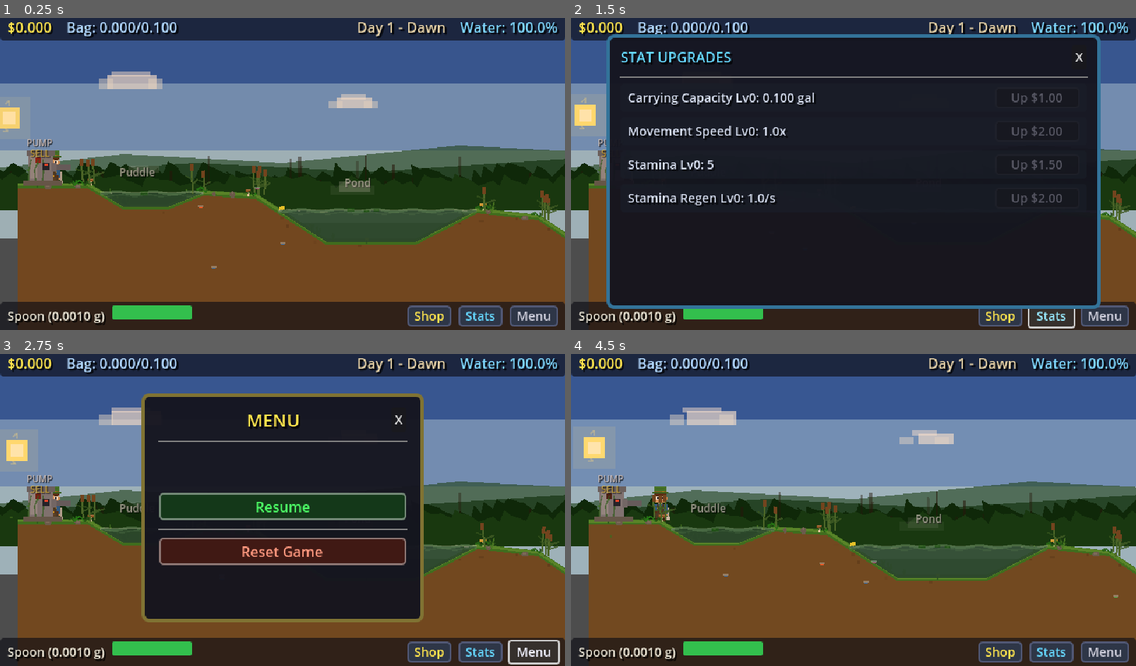
Above: before the commit, frames 1-4 (two rows, left to right).
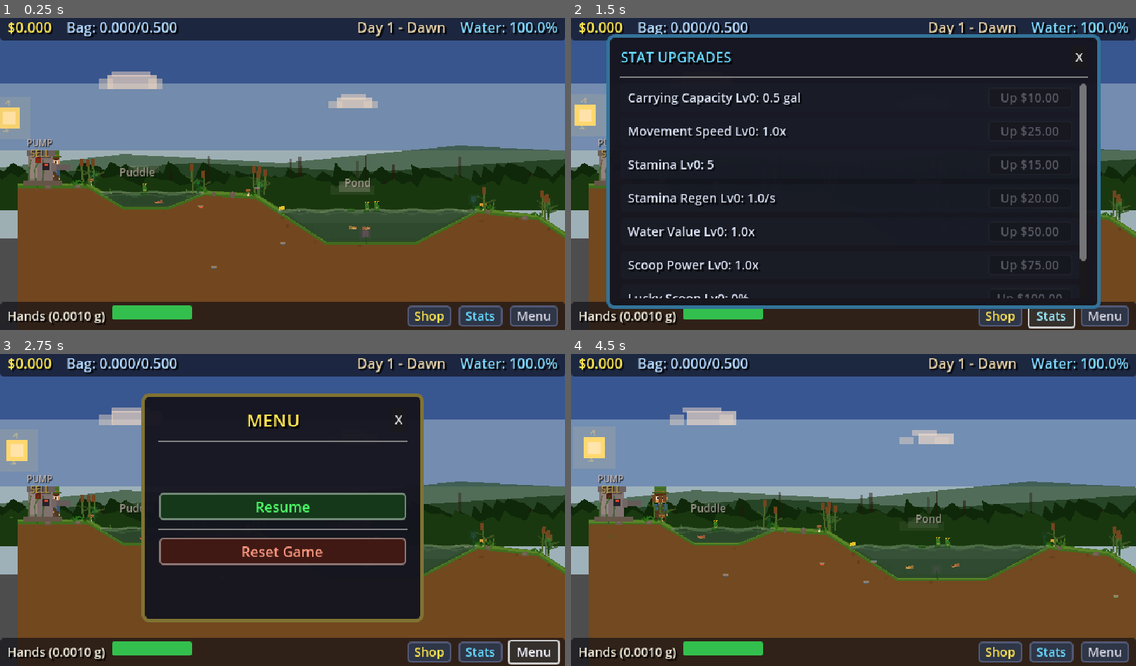
Above: after the commit, the same moments.

Repository: mattmascolo/DrainTheSwamp
Game: Godot game, scene res://scenes/main.tscn
The game is run twice, just before and just after one commit, with the same random seed, the same clock (stepped at 60 frames per second) and the same inputs.
Inputs:
- Up to frame 1 (0.25 s): no input
- Up to frame 2 (1.5 s): click "Shop" at 0.5 s; click "Stats" at 1.25 s
- Up to frame 3 (2.75 s): click "Menu" at 2 s
- Up to frame 4 (4.5 s): click "Resume" at 2.75 s; tap Enter at 3.5 s; hold D (move_right) 3.53-4.25 s; hold Space (scoop) 3.53-4.25 s; click "X" at 4.25 s

The runs differ from the first frame. In frame 1, 0.6% of the frame differs, in the area x 1-98%, y 1-99%; in frame 2, 2.9%; in frame 3, 0.5%; in frame 4, 0.5%.

Commit message:
Expand to 8 manual tools, add 4 new stat upgrades, add fish/frogs/glow plants
Tools: Hands -> Spoon -> Cup -> Bucket -> Shovel -> Wheelbarrow -> Barrel -> Water Wagon
with per-tool pixel visuals on the player character.

New stats with aggressive cost scaling: Water Value (1.5x), Scoop Power (1.5x),
Lucky Scoop (1.6x), Drain Mastery (1.5x). Existing stats rebalanced with higher
base costs and per-stat exponents.

Visuals: fish swim in swamps and die when water drains, frogs sit on lily pads
and hop periodically, bioluminescent plants glow and pulse at night.

Co-Authored-By: Claude Opus 4.6 <noreply@anthropic.com>

Diff:
--- a/scripts/autoload/game_manager.gd
+++ b/scripts/autoload/game_manager.gd
@@ -27,33 +27,68 @@
 
 # --- Tool Definitions ---
 var tool_definitions: Dictionary = {
+	"hands": {
+		"name": "Hands",
+		"base_output": 0.001,
+		"cost": 0.0,
+		"type": "manual",
+		"order": 0
+	},
 	"spoon": {
 		"name": "Spoon",
-		"base_output": 0.001,
-		"cost": 0.0,
-		"type": "manual",
-		"order": 0
+		"base_output": 0.005,
+		"cost": 15.0,
+		"type": "manual",
+		"order": 1
 	},
 	"cup": {
 		"name": "Cup",
-		"base_output": 0.02,
-		"cost": 25.0,
-		"type": "manual",
-		"order": 1
+		"base_output": 0.025,
+		"cost": 150.0,
+		"type": "manual",
+		"order": 2
 	},
 	"bucket": {
 		"name": "Bucket",
-		"base_output": 0.2,
-		"cost": 500.0,
-		"type": "manual",
-		"order": 2
+		"base_output": 0.15,
+		"cost": 1500.0,
+		"type": "manual",
+		"order": 3
+	},
+	"shovel": {
+		"name": "Shovel",
+		"base_output": 1.0,
+		"cost": 10000.0,
+		"type": "manual",
+		"order": 4
+	},
+	"wheelbarrow": {
+		"name": "Wheelbarrow",
+		"base_output": 5.0,
+		"cost": 50000.0,
+		"type": "manual",
+		"order": 5
+	},
+	"barrel": {
+		"name": "Barrel",
+		"base_output": 25.0,
+		"cost": 250000.0,
+		"type": "manual",
+		"order": 6
+	},
+	"water_wagon": {
+		"name": "Water Wagon",
+		"base_output": 150.0,
+		"cost": 1500000.0,
+		"type": "manual",
+		"order": 7
 	},
 	"hose": {
 		"name": "Garden Hose",
 		"base_output": 0.05,
 		"cost": 5000.0,
 		"type": "semi_auto",
-		"order": 3
+		"order": 8
 	}
 }
 
@@ -61,27 +96,68 @@
 var stat_definitions: Dictionary = {
 	"carrying_capacity": {
 		"name": "Carrying Capacity",
-		"base_value": 0.1,
-		"per_level": 0.1,
-		"base_cost": 1.0
+		"base_value": 0.5,
+		"per_level": 1.0,
+		"base_cost": 10.0,
+		"cost_exponent": 1.15,
+		"format": "gal"
 	},
 	"movement_speed": {
 		"name": "Movement Speed",
 		"base_value": 1.0,
 		"per_level": 0.1,
-		"base_cost": 2.0
+		"base_cost": 25.0,
+		"cost_exponent": 1.3,
+		"format": "multiplier"
 	},
 	"stamina": {
 		"name": "Stamina",
 		"base_value": 5.0,
 		"per_level": 3.0,
-		"base_cost": 1.5
+		"base_cost": 15.0,
+		"cost_exponent": 1.25,
+		"format": "value"
 	},
 	"stamina_regen": {
 		"name": "Stamina Regen",
 		"base_value": 1.0,
 		"per_level": 0.5,
-		"base_cost": 2.0
+		"base_cost": 20.0,
+		"cost_exponent": 1.3,
+		"format": "per_sec"
+	},
+	"water_value": {
+		"name": "Water Value",
+		"base_value": 1.0,
+		"per_level": 0.1,
+		"base_cost": 50.0,
+		"cost_exponent": 1.5,
+		"format": "multiplier"
+	},
+	"scoop_power": {
+		"name": "Scoop Power",
+		"base_value": 1.0,
+		"per_level": 0.15,
+		"base_cost": 75.0,
+		"cost_exponent": 1.5,
+		"format": "multiplier"
+	},
+	"lucky_scoop": {
+		"name": "Lucky Scoop",
+		"base_value": 0.0,
+		"per_level": 0.05,
+		"base_cost": 100.0,
+		"cost_exponent": 1.6,
+		"format": "percent"
+	},
+	"drain_mastery": {
+		"name": "Drain Mastery",
+		"base_value": 0.0,
+		"per_level": 0.05,
+		"base_cost": 80.0,
+		"cost_exponent": 1.5,
+		"format": "percent",
+		"max_value": 0.5
 	}
 }
 
@@ -93,12 +169,17 @@
 
 # --- Game State ---
 var money: float = 0.0
-var current_tool_id: String = "spoon"
+var current_tool_id: String = "hands"
 
 var tools_owned: Dictionary = {
-	"spoon": {"owned": true, "level": 0},
+	"hands": {"owned": true, "level": 0},
+	"spoon": {"owned": false, "level": 0},
 	"cup": {"owned": false, "level": 0},
 	"bucket": {"owned": false, "level": 0},
+	"shovel": {"owned": false, "level": 0},
+	"wheelbarrow": {"owned": false, "level": 0},
+	"barrel": {"owned": false, "level": 0},
+	"water_wagon": {"owned": false, "level": 0},
 	"hose": {"owned": false, "level": 0}
 }
 
@@ -106,7 +187,11 @@
 	"carrying_capacity": 0,
 	"movement_speed": 0,
 	"stamina": 0,
-	"stamina_regen": 0
+	"stamina_regen": 0,
+	"water_value": 0,
+	"scoop_power": 0,
+	"lucky_scoop": 0,
+	"drain_mastery": 0
 }
 
 var current_stamina: float = 5.0
@@ -167,14 +252,30 @@
 func get_tool_output(tool_id: String) -> float:
 	var base: float = tool_definitions[tool_id]["base_output"]
 	var level: int = tools_owned[tool_id]["level"]
-	return base * (1.0 + level * 0.2)
+	var raw: float = base * (1.0 + level * 0.2)
+	# Apply scoop power multiplier for manual tools
+	if tool_definitions[tool_id]["type"] == "manual":
+		raw *= get_stat_value("scoop_power")
+	return raw
 
 func get_effective_scoop(tool_id: String) -> float:
 	return get_tool_output(tool_id)
 
 func get_stat_value(stat_id: String) -> float:
 	var defn: Dictionary = stat_definitions[stat_id]
-	return defn["base_value"] + defn["per_level"] * stat_levels[stat_id]
+	var value: float = defn["base_value"] + defn["per_level"] * stat_levels[stat_id]
+	if defn.has("max_value"):
+		value = minf(value, defn["max_value"])
+	return value
+
+func get_money_multiplier() -> float:
+	return get_stat_value("water_value")
+
+func get_lucky_scoop_chance() -> float:
+	return get_stat_value("lucky_scoop")
+
+func get_stamina_cost() -> float:
+	return maxf(1.0 - get_stat_value("drain_mastery"), 0.5)
 
 func get_max_stamina() -> float:
 	return get_stat_value("stamina")
@@ -193,9 +294,11 @@
 	return base_cost * pow(1.15, level)
 
 func get_stat_upgrade_cost(stat_id: String) -> float:
-	var base_cost: float = stat_definitions[stat_id]["base_cost"]
+	var defn: Dictionary = stat_definitions[stat_id]
+	var base_cost: float = defn["base_cost"]
+	var exponent: float = defn.get("cost_exponent", 1.15)
 	var level: int = stat_levels[stat_id]
-	return base_cost * pow(1.15, level)
+	return base_cost * pow(exponent, level)
 
 # --- Pump computed ---
 func get_pump_drain_rate() -> float:
@@ -251,7 +354,7 @@
 func drain_water(swamp_index: int, gallons: float) -> void:
 	var actual: float = _drain_swamp(swamp_index, gallons)
 	if actual > 0.0:
-		var mpg: float = swamp_definitions[swamp_index]["money_per_gallon"]
+		var mpg: float = swamp_definitions[swamp_index]["money_per_gallon"] * get_money_multiplier()
 		var earned: float = actual * mpg
 		money += earned
 		money_changed.emit(money)
@@ -259,7 +362,8 @@
 
 # try_scoop: manual scooping fills player inventory (no instant money)
 func try_scoop(swamp_index: int) -> bool:
-	if current_stamina < 1.0:
+	var stamina_cost: float = get_stamina_cost()
+	if current_stamina < stamina_cost:
 		return false
 	if swamp_index < 0 or swamp_index >= swamp_definitions.size():
 		return false
@@ -274,9 +378,16 @@
 		return false
 
 	var tool_output: float = get_tool_output(current_tool_id)
+
+	# Lucky scoop: chance to double
+	var lucky: bool = false
+	if randf() < get_lucky_scoop_chance():
+		tool_output *= 2.0
+		lucky = true
+
 	var scoop_amount: float = minf(tool_output, remaining_space)
 
-	current_stamina -= 1.0
+	current_stamina -= stamina_cost
 	stamina_changed.emit(current_stamina, get_max_stamina())
 
 	var actual: float = _drain_swamp(swamp_index, scoop_amount)
@@ -290,7 +401,7 @@
 func sell_water() -> float:
 	if water_carried <= 0.0001:
 		return 0.0
-	var mpg: float = 50.0
+	var mpg: float = 50.0 * get_money_multiplier()
 	var earned: float = water_carried * mpg
 	money += earned
 	water_carried = 0.0
@@ -385,18 +496,27 @@
 
 func reset_game() -> void:
 	money = 0.0
-	current_tool_id = "spoon"
+	current_tool_id = "hands"
 	tools_owned = {
-		"spoon": {"owned": true, "level": 0},
+		"hands": {"owned": true, "level": 0},
+		"spoon": {"owned": false, "level": 0},
 		"cup": {"owned": false, "level": 0},
 		"bucket": {"owned": false, "level": 0},
+		"shovel": {"owned": false, "level": 0},
+		"wheelbarrow": {"owned": false, "level": 0},
+		"barrel": {"owned": false, "level": 0},
+		"water_wagon": {"owned": false, "level": 0},
 		"hose": {"owned": false, "level": 0}
 	}
 	stat_levels = {
 		"carrying_capacity": 0,
 		"movement_speed": 0,
 		"stamina": 0,
-		"stamina_regen": 0
+		"stamina_regen": 0,
+		"water_value": 0,
+		"scoop_power": 0,
+		"lucky_scoop": 0,
+		"drain_mastery": 0
 	}
 	current_stamina = get_max_stamina()
 	water_carried = 0.0
@@ -461,7 +581,7 @@
 	for state in swamp_states:
 		swamp_save.append({"gallons_drained": state["gallons_drained"], "completed": state["completed"]})
 	return {
-		"version": 4,
+		"version": 5,
 		"money": money,
 		"current_tool_id": current_tool_id,
 		"tools_owned": tools_owned.duplicate(true),
--- a/scripts/game_world.gd
+++ b/scripts/game_world.gd
@@ -63,6 +63,9 @@
 var pump_light_ref: ColorRect = null
 var water_highlights: Array[Dictionary] = []
 var sun_node: Node2D = null
+var fish: Array[Dictionary] = []
+var frogs: Array[Dictionary] = []
+var glow_plants: Array[Dictionary] = []
 
 # Colors
 const SKY_COLOR_TOP := Color(0.22, 0.38, 0.72)
@@ -110,6 +113,9 @@
 	_build_fog_patches()
 	_build_dragonflies()
 	_build_water_highlights()
+	_build_fish()
+	_build_frogs()
+	_build_glow_plants()
 
 	GameManager.water_level_changed.connect(_on_water_level_changed)
 	GameManager.swamp_completed.connect(_on_swamp_completed)
@@ -1064,6 +1070,189 @@
 		"base_y": py,
 	})
 
+# --- Fish ---
+func _build_fish() -> void:
+	for i in range(SWAMP_COUNT):
+		var geo: Dictionary = _get_swamp_geometry(i)
+		var basin_left: Vector2 = geo["basin_left"]
+		var basin_right: Vector2 = geo["basin_right"]
+		var basin_w: float = basin_right.x - basin_left.x
+		var count: int = clampi(int(basin_w / 40.0), 1, 5)
+		for j in range(count):
+			var fish_node := Node2D.new()
+			fish_node.z_index = 4
+			add_child(fish_node)
+			# Fish body
+			var body := ColorRect.new()
+			body.size = Vector2(6, 3)
+			body.position = Vector2(-3, -1.5)
+			var fish_hue: float = randf_range(0.05, 0.15)
+			body.color = Color.from_hsv(fish_hue, 0.6, 0.7, 0.9)
+			fish_node.add_child(body)
+			# Tail
+			var tail := ColorRect.new()
+			tail.size = Vector2(3, 4)
+			tail.position = Vector2(-6, -2)
+			tail.color = Color.from_hsv(fish_hue, 0.5, 0.6, 0.85)
+			fish_node.add_child(tail)
+			# Eye
+			var eye := ColorRect.new()
+			eye.size = Vector2(1, 1)
+			eye.position = Vector2(1, -1)
+			eye.color = Color(0.1, 0.1, 0.1)
+			fish_node.add_child(eye)
+			# Belly highlight
+			var belly := ColorRect.new()
+			belly.size = Vector2(4, 1)
+			belly.position = Vector2(-2, 0.5)
+			belly.color = Color(0.9, 0.85, 0.7, 0.5)
+			fish_node.add_child(belly)
+
+			var fx: float = basin_left.x + randf_range(12, basin_w - 12)
+			fish.append({
+				"node": fish_node,
+				"swamp": i,
+				"x": fx,
+				"swim_phase": randf() * TAU,
+				"swim_speed": randf_range(0.6, 1.4),
+				"swim_range": randf_range(15, 35),
+				"depth_offset": randf_range(0.3, 0.7),
+				"direction": 1.0 if randf() > 0.5 else -1.0,
+				"alive": true,
+				"death_timer": 0.0,
+			})
+
+# --- Frogs ---
+func _build_frogs() -> void:
+	var placed: int = 0
+	for lp in lily_pads:
+		if placed >= 8:
+			break
+		if randf() < 0.4:
+			continue
+		var pad_node: Node2D = lp["node"]
+		var frog_node := Node2D.new()
+		frog_node.z_index = 5
+		pad_node.add_child(frog_node)
+		# Body
+		var body := ColorRect.new()
+		body.size = Vector2(5, 4)
+		body.position = Vector2(-2.5, -6)
+		body.color = Color(0.2, 0.5, 0.15, 0.95)
+		frog_node.add_child(body)
+		# Head
+		var head := ColorRect.new()
+		head.size = Vector2(4, 3)
+		head.position = Vector2(-2, -9)
+		head.color = Color(0.25, 0.55, 0.18, 0.95)
+		frog_node.add_child(head)
+		# Left eye
+		var eye_l := ColorRect.new()
+		eye_l.size = Vector2(2, 2)
+		eye_l.position = Vector2(-2, -11)
+		eye_l.color = Color(0.8, 0.75, 0.1)
+		frog_node.add_child(eye_l)
+		# Right eye
+		var eye_r := ColorRect.new()
+		eye_r.size = Vector2(2, 2)
+		eye_r.position = Vector2(1, -11)
+		eye_r.color = Color(0.8, 0.75, 0.1)
+		frog_node.add_child(eye_r)
+		# Eye pupils
+		var pupil_l := ColorRect.new()
+		pupil_l.size = Vector2(1, 1)
+		pupil_l.position = Vector2(-1, -10)
+		pupil_l.color = Color(0.05, 0.05, 0.05)
+		frog_node.add_child(pupil_l)
+		var pupil_r := ColorRect.new()
+		pupil_r.size = Vector2(1, 1)
+		pupil_r.position = Vector2(2, -10)
+		pupil_r.color = Color(0.05, 0.05, 0.05)
+		frog_node.add_child(pupil_r)
+		# Belly
+		var belly := ColorRect.new()
+		belly.size = Vector2(3, 2)
+		belly.position = Vector2(-1.5, -4)
+		belly.color = Color(0.55, 0.7, 0.35, 0.7)
+		frog_node.add_child(belly)
+
+		frogs.append({
+			"node": frog_node,
+			"swamp": lp["swamp"],
+			"hop_timer": randf_range(3.0, 10.0),
+			"hopping": false,
+			"hop_progress": 0.0,
+			"base_y": 0.0,
+		})
+		placed += 1
+
+# --- Bioluminescent Plants ---
+func _build_glow_plants() -> void:
+	for i in range(SWAMP_COUNT):
+		var geo: Dictionary = _get_swamp_geometry(i)
+		var entry_top: Vector2 = geo["entry_top"]
+		var basin_left: Vector2 = geo["basin_left"]
+		var basin_right: Vector2 = geo["basin_right"]
+		var exit_top: Vector2 = geo["exit_top"]
+		# Place 2-3 glow plants per swamp near water edges
+		var positions: Array[Vector2] = [
+			Vector2(entry_top.x + randf_range(2, 12), entry_top.y),
+			Vector2(exit_top.x + randf_range(-12, -2), exit_top.y),
+		]
+		if randf() < 0.6:
+			var mid_x: float = lerpf(basin_left.x, basin_right.x, randf_range(0.2, 0.8))
+			positions.append(Vector2(mid_x - 8, _get_terrain_y_at(mid_x - 8)))
+		for pos in positions:
+			if pos.y <= 0:
+				continue
+			var plant := Node2D.new()
+			plant.z_index = 4
+			add_child(plant)
+			# Stem
+			var stem_h: float = randf_range(8, 16)
+			var stem := ColorRect.new()
+			stem.size = Vector2(2, stem_h)
+			stem.position = Vector2(pos.x - 1, pos.y - stem_h)
+			stem.color = Color(0.1, 0.3, 0.15, 0.8)
+			plant.add_child(stem)
+			# Glowing bulb
+			var bulb := ColorRect.new()
+			var bulb_size: float = randf_range(4, 7)
+			bulb.size = Vector2(bulb_size, bulb_size)
+			bulb.position = Vector2(pos.x - bulb_size * 0.5, pos.y - stem_h - bulb_size * 0.5)
+			var glow_color: Color
+			var color_roll: float = randf()
+			if color_roll < 0.4:
+				glow_color = Color(0.2, 0.9, 0.4, 0.0)  # Green
+			elif color_roll < 0.7:
+				glow_color = Color(0.3, 0.6, 1.0, 0.0)   # Blue
+			else:
+				glow_color = Color(0.8, 0.4, 0.9, 0.0)    # Purple
+			bulb.color = glow_color
+			plant.add_child(bulb)
+			# Outer glow aura
+			var aura := ColorRect.new()
+			var aura_size: float = bulb_size + 6
+			aura.size = Vector2(aura_size, aura_size)
+			aura.position = Vector2(pos.x - aura_size * 0.5, pos.y - stem_h - aura_size * 0.5)
+			aura.color = Color(glow_color.r, glow_color.g, glow_color.b, 0.0)
+			plant.add_child(aura)
+			# Small leaves on stem
+			var leaf := ColorRect.new()
+			leaf.size = Vector2(4, 2)
+			leaf.position = Vector2(pos.x, pos.y - stem_h * 0.5)
+			leaf.color = Color(0.12, 0.35, 0.12, 0.7)
+			plant.add_child(leaf)
+
+			glow_plants.append({
+				"node": plant,
+				"bulb": bulb,
+				"aura": aura,
+				"glow_color": glow_color,
+				"phase": randf() * TAU,
+				"pulse_speed": randf_range(1.2, 2.5),
+			})
+
 func _get_terrain_y_at(x: float) -> float:
 	for i in range(terrain_points.size() - 1):
 		if x >= terrain_points[i].x and x <= terrain_points[i + 1].x:
@@ -1779,6 +1968,101 @@
 		birds[idx]["node"].queue_free()
 		birds.remove_at(idx)
 
+	# Fish: swim in water, die when water drains
+	for fd in fish:
+		var fnode: Node2D = fd["node"]
+		var swamp_i: int = fd["swamp"]
+		var fill: float = GameManager.get_swamp_fill_fraction(swamp_i)
+
+		if fill < 0.02:
+			# Fish is dead on the ground
+			if fd["alive"]:
+				fd["alive"] = false
+				fd["death_timer"] = 0.0
+			fd["death_timer"] += delta
+			fnode.visible = true
+			var geo_f: Dictionary = _get_swamp_geometry(swamp_i)
+			fnode.position.y = geo_f["basin_left"].y - 2
+			# Flop animation for first 3 seconds, then go still
+			if fd["death_timer"] < 3.0:
+				fnode.rotation = sin(fd["death_timer"] * 12.0) * 0.8
+			else:
+				fnode.rotation = PI * 0.5  # Belly up
+				fnode.modulate.a = maxf(0.3, 1.0 - (fd["death_timer"] - 3.0) * 0.05)
+			continue
+
+		if fill < 0.15:
+			# Low water - fish panics, swims faster
+			fd["swim_speed"] = 2.5
+		elif not fd["alive"]:
+			fd["alive"] = true
+			fnode.modulate.a = 1.0
+			fnode.rotation = 0.0
+
+		fnode.visible = true
+		var geo_f: Dictionary = _get_swamp_geometry(swamp_i)
+		var entry_top_f: Vector2 = geo_f["entry_top"]
+		var basin_left_f: Vector2 = geo_f["basin_left"]
+		var basin_right_f: Vector2 = geo_f["basin_right"]
+		var exit_top_f: Vector2 = geo_f["exit_top"]
+		var basin_y_f: float = basin_left_f.y
+		var overflow_y_f: float = maxf(entry_top_f.y, exit_top_f.y)
+		var water_y_f: float = basin_y_f - fill * (basin_y_f - overflow_y_f)
+
+		# Swim horizontally
+		fd["swim_phase"] += delta * fd["swim_speed"]
+		var swim_x: float = fd["x"] + sin(fd["swim_phase"]) * fd["swim_range"]
+		# Clamp to basin
+		swim_x = clampf(swim_x, basin_left_f.x + 6, basin_right_f.x - 6)
+		# Depth: between surface and bottom
+		var fish_y: float = lerpf(water_y_f + 4, basin_y_f - 4, fd["depth_offset"])
+		fish_y += sin(fd["swim_phase"] * 0.7) * 2.0
+
+		fnode.position = Vector2(swim_x, fish_y)
+		# Face swim direction
+		var swim_dir: float = cos(fd["swim_phase"])
+		fnode.scale.x = 1.0 if swim_dir > 0 else -1.0
+		# Gentle body undulation
+		fnode.rotation = sin(fd["swim_phase"] * 2.0) * 0.1
+
+	# Frogs: occasional hop animation
+	for fg in frogs:
+		var frog_node: Node2D = fg["node"]
+		if not frog_node.get_parent().visible:
+			continue
+		if fg["hopping"]:
+			fg["hop_progress"] += delta * 3.0
+			if fg["hop_progress"] >= 1.0:
+				fg["hopping"] = false
+				fg["hop_progress"] = 0.0
+				frog_node.position.y = fg["base_y"]
+				fg["hop_timer"] = randf_range(4.0, 12.0)
+			else:
+				# Arc jump
+				var hop_arc: float = sin(fg["hop_progress"] * PI) * -8.0
+				frog_node.position.y = fg["base_y"] + hop_arc
+		else:
+			fg["hop_timer"] -= delta
+			if fg["hop_timer"] <= 0.0:
+				fg["hopping"] = true
+				fg["hop_progress"] = 0.0
+				fg["base_y"] = frog_node.position.y
+
+	# Bioluminescent plants: glow at night
+	var glow_alpha: float = 0.0
+	if t > 0.6:
+		glow_alpha = clampf((t - 0.6) / 0.08, 0.0, 1.0)
+	elif t < 0.15:
+		glow_alpha = 1.0
+	elif t < 0.22:
+		glow_alpha = clampf(1.0 - (t - 0.15) / 0.07, 0.0, 1.0)
+	for gp in glow_plants:
+		var pulse: float = (sin(wave_time * gp["pulse_speed"] + gp["phase"]) + 1.0) * 0.5
+		var gc: Color = gp["glow_color"]
+		var intensity: float = glow_alpha * lerpf(0.4, 1.0, pulse)
+		gp["bulb"].color = Color(gc.r, gc.g, gc.b, intensity)
+		gp["aura"].color = Color(gc.r, gc.g, gc.b, intensity * 0.25)
+
 	# Cattail wind sway
 	for ct in cattails:
 		if is_instance_valid(ct):
--- a/scripts/player/player.gd
+++ b/scripts/player/player.gd
@@ -144,7 +144,7 @@
 		scoop_cooldown_timer = SCOOP_COOLDOWN
 		stamina_idle_timer = 0.0
 		_scoop_feedback()
-	elif GameManager.current_stamina >= 1.0 and GameManager.is_inventory_full():
+	elif GameManager.current_stamina >= GameManager.get_stamina_cost() and GameManager.is_inventory_full():
 		_spawn_floating_text("FULL!", Color(1.0, 0.4, 0.3))
 		scoop_cooldown_timer = SCOOP_COOLDOWN
 
@@ -170,7 +170,14 @@
 
 	# Show gallons collected (blue)
 	var output: float = GameManager.get_tool_output(GameManager.current_tool_id)
-	_spawn_floating_text("+%.4f gal" % output, Color(0.4, 0.8, 1.0))
+	var gal_text: String
+	if output >= 10.0:
+		gal_text = "+%.1f gal" % output
+	elif output >= 1.0:
+		gal_text = "+%.2f gal" % output
+	else:
+		gal_text = "+%.4f gal" % output
+	_spawn_floating_text(gal_text, Color(0.4, 0.8, 1.0))
 
 	# Splash particles
 	_spawn_splash()
@@ -198,6 +205,9 @@
 
 	var tool_id: String = GameManager.current_tool_id
 	match tool_id:
+		"hands":
+			# No tool visual — bare hands
+			pass
 		"spoon":
 			var handle := ColorRect.new()
 			handle.size = Vector2(2, 10)
@@ -243,6 +253,88 @@
 			rim.color = Color(0.5, 0.5, 0.55)
 			tool_sprite.add_child(rim)
 			tool_visuals.append(rim)
+		"shovel":
+			var shaft := ColorRect.new()
+			shaft.size = Vector2(2, 14)
+			shaft.position = Vector2(0, -6)
+			shaft.color = Color(0.55, 0.35, 0.15)
+			tool_sprite.add_child(shaft)
+			tool_visuals.append(shaft)
+			var blade := ColorRect.new()
+			blade.size = Vector2(8, 6)
+			blade.position = Vector2(-3, 8)
+			blade.color = Color(0.55, 0.55, 0.6)
+			tool_sprite.add_child(blade)
+			tool_visuals.append(blade)
+			var edge := ColorRect.new()
+			edge.size = Vector2(8, 2)
+			edge.position = Vector2(-3, 14)
+			edge.color = Color(0.7, 0.7, 0.75)
+			tool_sprite.add_child(edge)
+			tool_visuals.append(edge)
+		"wheelbarrow":
+			var tray := ColorRect.new()
+			tray.size = Vector2(12, 8)
+			tray.position = Vector2(-6, -2)
+			tray.color = Color(0.45, 0.5, 0.45)
+			tool_sprite.add_child(tray)
+			tool_visuals.append(tray)
+			var wheel := ColorRect.new()
+			wheel.size = Vector2(4, 4)
+			wheel.position = Vector2(-2, 6)
+			wheel.color = Color(0.3, 0.3, 0.35)
+			tool_sprite.add_child(wheel)
+			tool_visuals.append(wheel)
+			var leg := ColorRect.new()
+			leg.size = Vector2(2, 6)
+			leg.position = Vector2(4, 2)
+			leg.color = Color(0.5, 0.35, 0.15)
+			tool_sprite.add_child(leg)
+			tool_visuals.append(leg)
+		"barrel":
+			var body := ColorRect.new()
+			body.size = Vector2(10, 14)
+			body.position = Vector2(-5, -4)
+			body.color = Color(0.5, 0.3, 0.12)
+			tool_sprite.add_child(body)
+			tool_visuals.append(body)
+			var band_top := ColorRect.new()
+			band_top.size = Vector2(12, 2)
+			band_top.position = Vector2(-6, -2)
+			band_top.color = Color(0.45, 0.45, 0.5)
+			tool_sprite.add_child(band_top)
+			tool_visuals.append(band_top)
+			var band_bot := ColorRect.new()
+			band_bot.size = Vector2(12, 2)
+			band_bot.position = Vector2(-6, 8)
+			band_bot.color = Color(0.45, 0.45, 0.5)
+			tool_sprite.add_child(band_bot)
+			tool_visuals.append(band_bot)
+		"water_wagon":
+			var tank := ColorRect.new()
+			tank.size = Vector2(16, 10)
+			tank.position = Vector2(-8, -6)
+			tank.color = Color(0.5, 0.3, 0.12)
+			tool_sprite.add_child(tank)
+			tool_visuals.append(tank)
+			var band := ColorRect.new()
+			band.size = Vector2(16, 2)
+			band.position = Vector2(-8, -2)
+			band.color = Color(0.45, 0.45, 0.5)
+			tool_sprite.add_child(band)
+			tool_visuals.append(band)
+			var wheel_l := ColorRect.new()
+			wheel_l.size = Vector2(4, 4)
+			wheel_l.position = Vector2(-7, 4)
+			wheel_l.color = Color(0.3, 0.3, 0.35)
+			tool_sprite.add_child(wheel_l)
+			tool_visuals.append(wheel_l)
+			var wheel_r := ColorRect.new()
+			wheel_r.size = Vector2(4, 4)
+			wheel_r.position = Vector2(3, 4)
+			wheel_r.color = Color(0.3, 0.3, 0.35)
+			tool_sprite.add_child(wheel_r)
+			tool_visuals.append(wheel_r)
 		"hose":
 			var nozzle := ColorRect.new()
 			nozzle.size = Vector2(10, 4)
--- a/scripts/ui/hud.gd
+++ b/scripts/ui/hud.gd
@@ -82,7 +82,12 @@
 		tool_label.text = "%s (%.3f g/s)" % [tool_data["name"], output]
 	else:
 		var output: float = GameManager.get_effective_scoop(GameManager.current_tool_id)
-		tool_label.text = "%s (%.4f g)" % [tool_data["name"], output]
+		if output >= 10.0:
+			tool_label.text = "%s (%.1f g)" % [tool_data["name"], output]
+		elif output >= 1.0:
+			tool_label.text = "%s (%.2f g)" % [tool_data["name"], output]
+		else:
+			tool_label.text = "%s (%.4f g)" % [tool_data["name"], output]
 
 func _on_stamina_changed(current: float, maximum: float) -> void:
 	stamina_bar.max_value = maximum
@@ -98,7 +103,12 @@
 	_on_water_carried_changed(GameManager.water_carried, GameManager.get_stat_value("carrying_capacity"))
 
 func _on_water_carried_changed(current: float, capacity: float) -> void:
-	carry_label.text = "Bag: %.3f/%.3f" % [current, capacity]
+	if capacity >= 10.0:
+		carry_label.text = "Bag: %.1f/%.1f" % [current, capacity]
+	elif capacity >= 1.0:
+		carry_label.text = "Bag: %.2f/%.2f" % [current, capacity]
+	else:
+		carry_label.text = "Bag: %.3f/%.3f" % [current, capacity]
 
 func _on_swamp_completed(swamp_index: int, _reward: float) -> void:
 	_update_water_label()
--- a/scripts/ui/shop_panel.gd
+++ b/scripts/ui/shop_panel.gd
@@ -58,6 +58,10 @@
 			var output: float = GameManager.get_tool_output(tid)
 			if defn["type"] == "semi_auto":
 				info_label.text = "%s Lv%d (%.3f g/s)" % [defn["name"], owned_data["level"], output]
+			elif output >= 10.0:
+				info_label.text = "%s Lv%d (%.1f g)" % [defn["name"], owned_data["level"], output]
+			elif output >= 1.0:
+				info_label.text = "%s Lv%d (%.2f g)" % [defn["name"], owned_data["level"], output]
 			else:
 				info_label.text = "%s Lv%d (%.4f g)" % [defn["name"], owned_data["level"], output]
 			if GameManager.current_tool_id == tid:
--- a/scripts/ui/stat_panel.gd
+++ b/scripts/ui/stat_panel.gd
@@ -50,14 +50,18 @@
 		info_label.add_theme_constant_override("shadow_offset_x", 2)
 		info_label.add_theme_constant_override("shadow_offset_y", 2)
 
-		if sid == "carrying_capacity":
-			info_label.text = "%s Lv%d: %.3f gal" % [defn["name"], level, value]
-		elif sid == "movement_speed":
-			info_label.text = "%s Lv%d: %.1fx" % [defn["name"], level, value]
-		elif sid == "stamina_regen":
-			info_label.text = "%s Lv%d: %.1f/s" % [defn["name"], level, value]
-		else:
-			info_label.text = "%s Lv%d: %.0f" % [defn["name"], level, value]
+		var fmt: String = defn.get("format", "value")
+		match fmt:
+			"gal":
+				info_label.text = "%s Lv%d: %.1f gal" % [defn["name"], level, value]
+			"multiplier":
+				info_label.text = "%s Lv%d: %.1fx" % [defn["name"], level, value]
+			"per_sec":
+				info_label.text = "%s Lv%d: %.1f/s" % [defn["name"], level, value]
+			"percent":
+				info_label.text = "%s Lv%d: %.0f%%" % [defn["name"], level, value * 100.0]
+			_:
+				info_label.text = "%s Lv%d: %.0f" % [defn["name"], level, value]
 		entry.add_child(info_label)
 
 		# Level indicator dots
